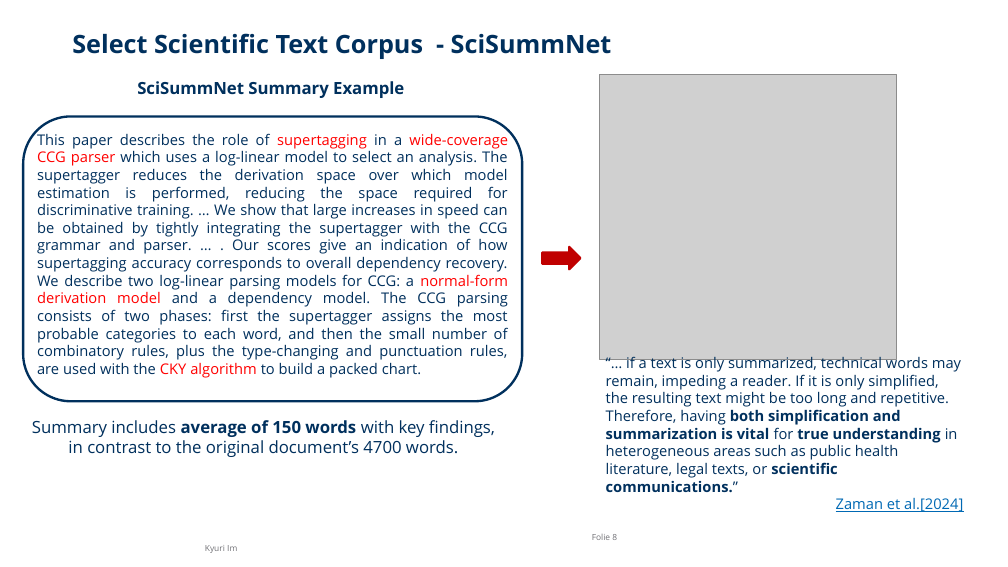
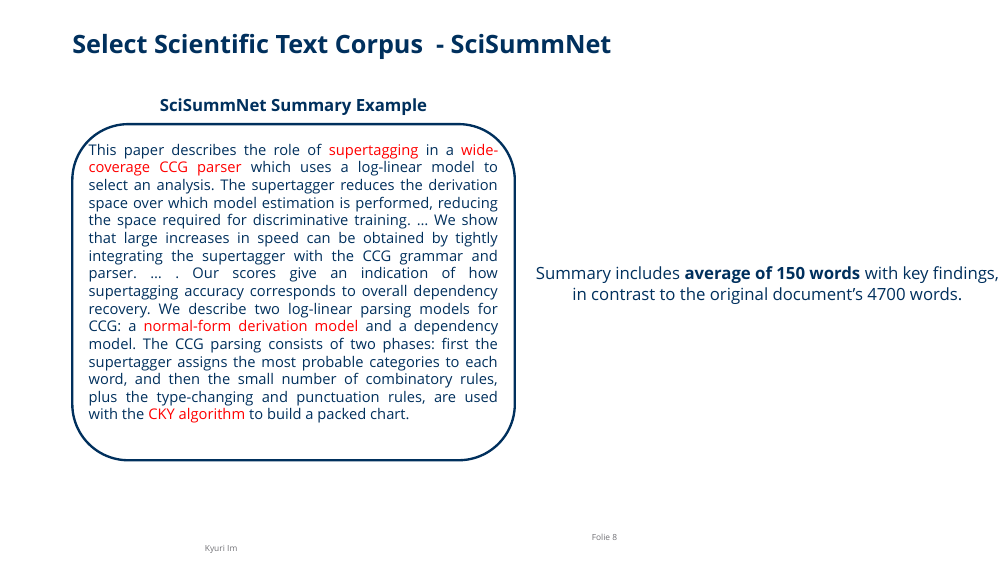
Before and after one commit to kim33/Scientific-Text-Simplification, a slide deck: slide 8 of 00. CMS-PRO Final Presentation.pptx. Drawn at 1008x567 pixels with LibreOffice and Linux fonts; fonts in the diff are those of the drawing; grey boxes stand for pictures; background and template pictures are left out. Boxes give left, top, right and bottom in pixels: in the first picture for what was removed or moved away, otherwise in the second. Text is boxed around its words. In the diff, an @@ line names an element or a change of style, - is before the commit and + after.

```diff
--- a/00. CMS-PRO Final Presentation.pptx
+++ b/00. CMS-PRO Final Presentation.pptx
@@ picture removed at (599, 74, 897, 359) @@
@@ text "SciSummNet Summary Example": place and size @@
-text "SciSummNet Summary Example" at (137, 81, 404, 98)
+text "SciSummNet Summary Example" at (160, 98, 427, 115)
@@ text "This paper describes the role ...": place and size @@
-text "This paper describes the role ..." at (23, 116, 523, 402)
+text "This paper describes the role ..." at (73, 124, 515, 461)
@@ text "Summary includes average of 150 ...": place and size @@
-text "Summary includes average of 150 ..." at (32, 420, 495, 457)
+text "Summary includes average of 150 ..." at (536, 266, 999, 304)
@@ right arrow removed at (542, 247, 581, 269) @@
@@ text removed at (606, 355, 963, 512) @@
-“… if a text is only summarized, technical words may remain, impeding a reader. If it is only simplified, the resulting text might be too long and repetitive. Therefore, having both simplification and summarization is vital for true understanding in heterogeneous areas such as public health literature, legal texts, or scientific communications.”
-Zaman et al.[2024]
```
Also in this commit, not shown: 6 other slides changed, 1 other file.
